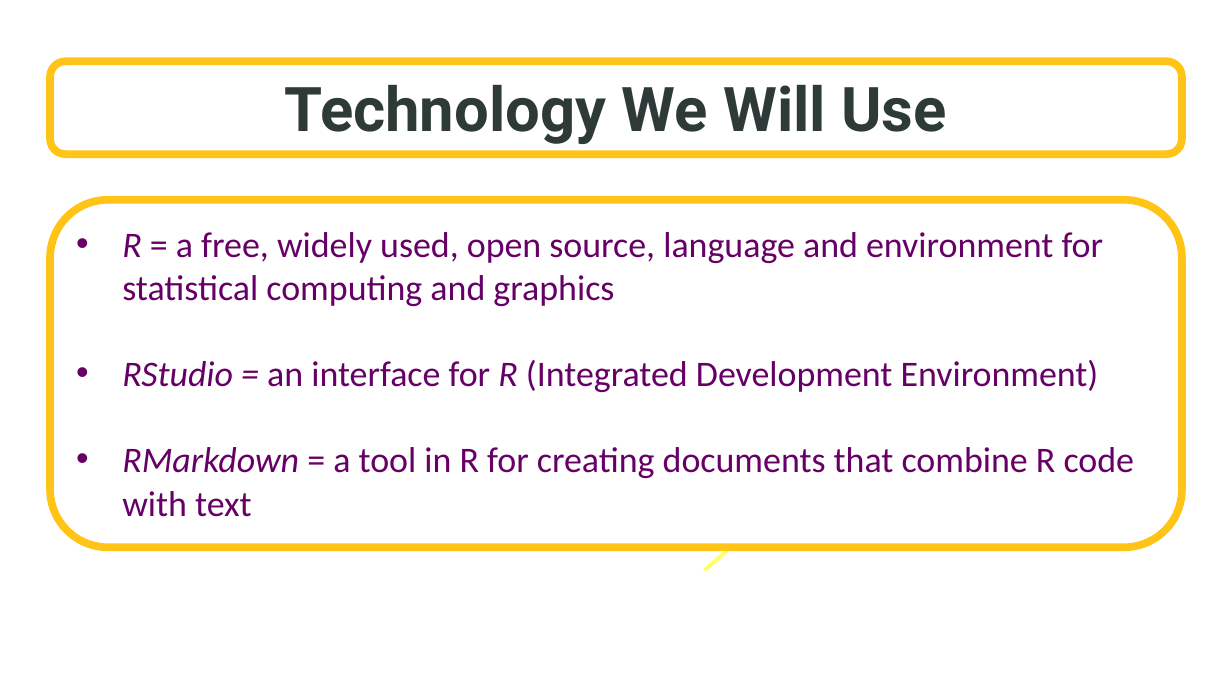
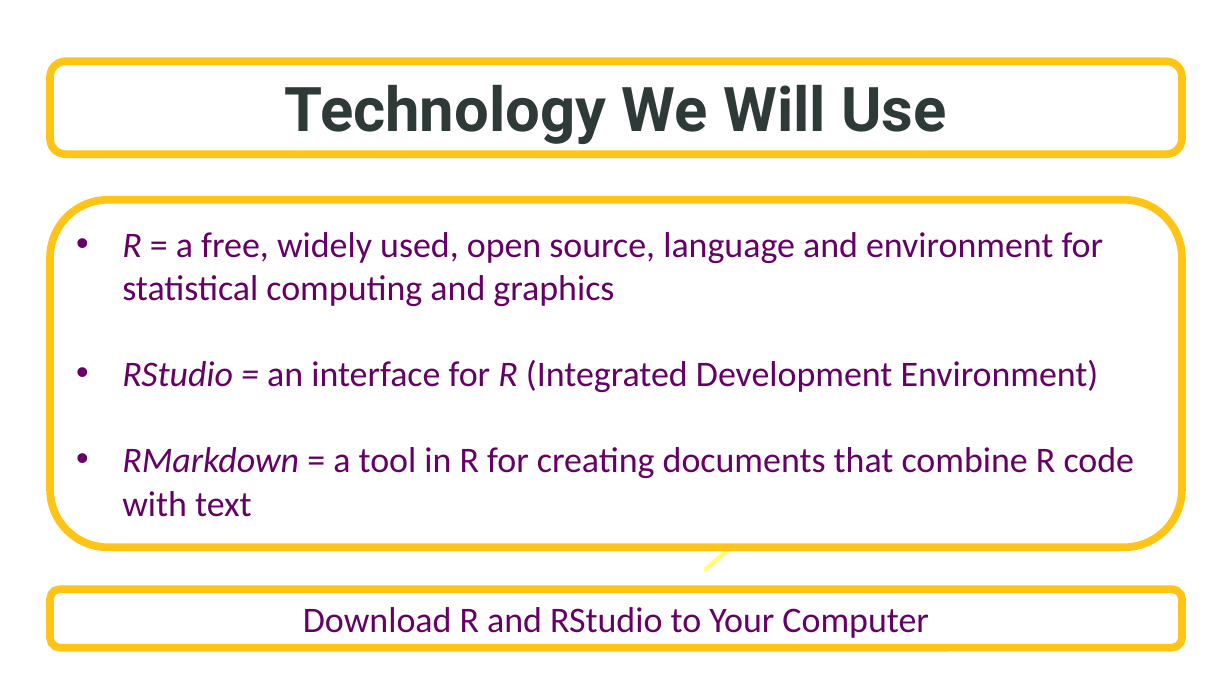
Before and after one commit to SuperMarioGiacomazzo/STOR455_WEBSITE, a slide deck: slide 11 of Lectures/2 - Four Step Process.pptx. Drawn at 1232x693 pixels with LibreOffice and Linux fonts; fonts in the diff are those of the drawing; background and template pictures are left out. Boxes give left, top, right and bottom in pixels: in the first picture for what was removed or moved away, otherwise in the second. Text is boxed around its words. In the diff, an @@ line names an element or a change of style, - is before the commit and + after.

```diff
--- a/Lectures/2 - Four Step Process.pptx
+++ b/Lectures/2 - Four Step Process.pptx
@@ rounded rectangle added at [50, 590, 1182, 648], fill #FFFFFF, outline #FFC416 6 pt, 28 pt, text #660066 @@
+Download R and RStudio to Your Computer
```
Also in this commit, not shown: 2 other slides changed, 2 slides added, 15 other files.
